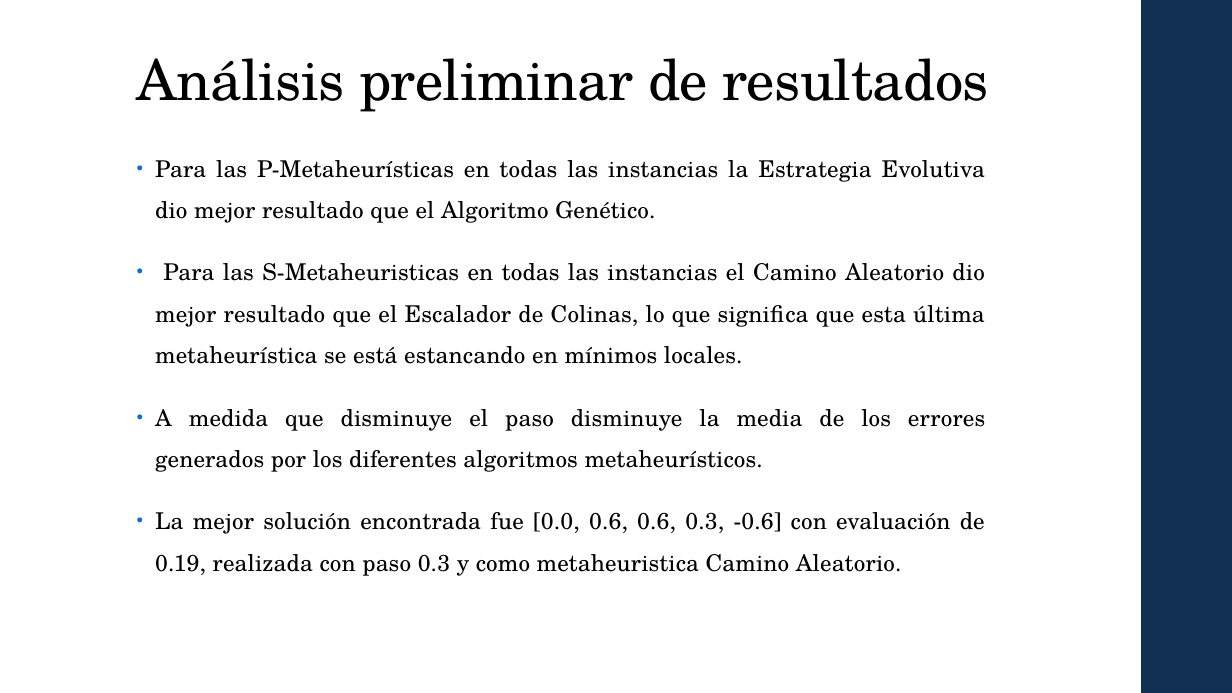
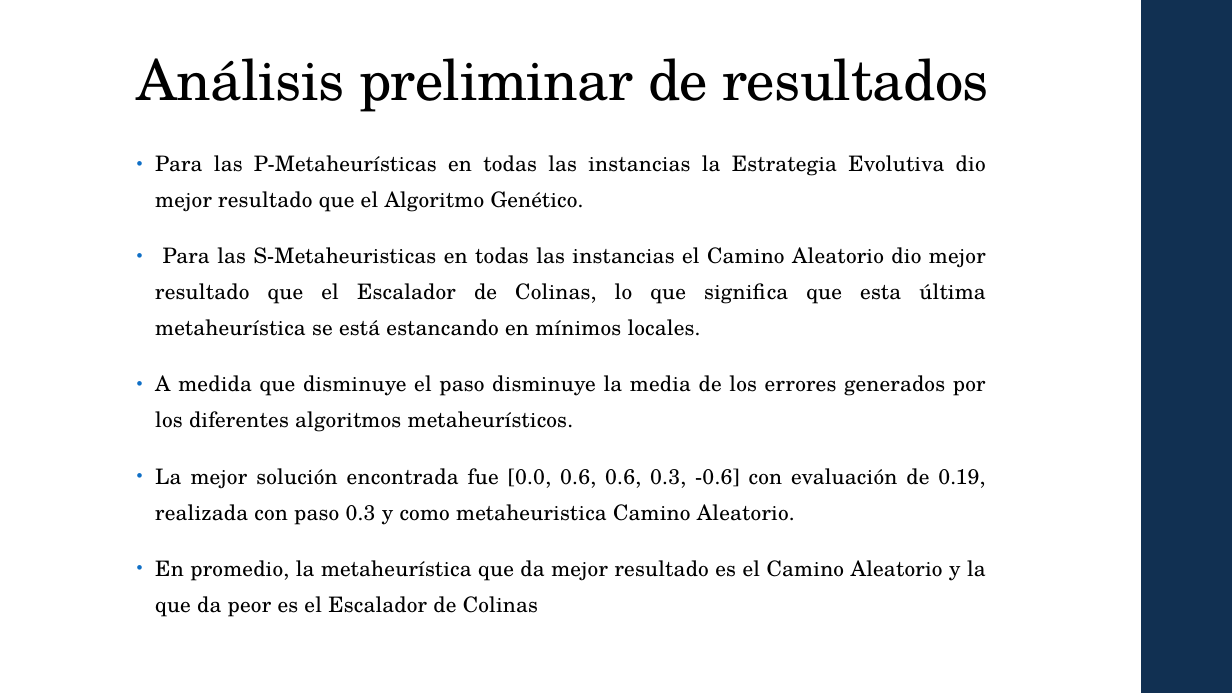
Before and after one commit to Javy011021/prediccion1, a slide deck: slide 15 of ppt/MH_Laura_Javier T2.pptx. Drawn at 1232x693 pixels with LibreOffice and Linux fonts; fonts in the diff are those of the drawing. Boxes give left, top, right and bottom in pixels: in the first picture for what was removed or moved away, otherwise in the second. Text is boxed around its words. In the diff, an @@ line names an element or a change of style, - is before the commit and + after.

```diff
--- a/ppt/MH_Laura_Javier T2.pptx
+++ b/ppt/MH_Laura_Javier T2.pptx
@@ text at (x1=155, y1=155, x2=986, y2=525): size 18 to 16.6 pt in "Para las P-Metaheurísticas en todas las instancias ...", "Para las S-Metaheuristicas en todas las instancias ...", "A medida que disminuye el paso disminuye ...", "La mejor solución encontrada fue [0.0, 0.6, ..."; line spacing 1.5 to 1.4 @@
@@ text at (x1=155, y1=560, x2=986, y2=617): paragraph added @@
+• En promedio, la metaheurística que da mejor resultado es el Camino Aleatorio y la que da peor es el Escalador de Colinas
```
Also in this commit, not shown: 1 other slide changed, 1 other file.
